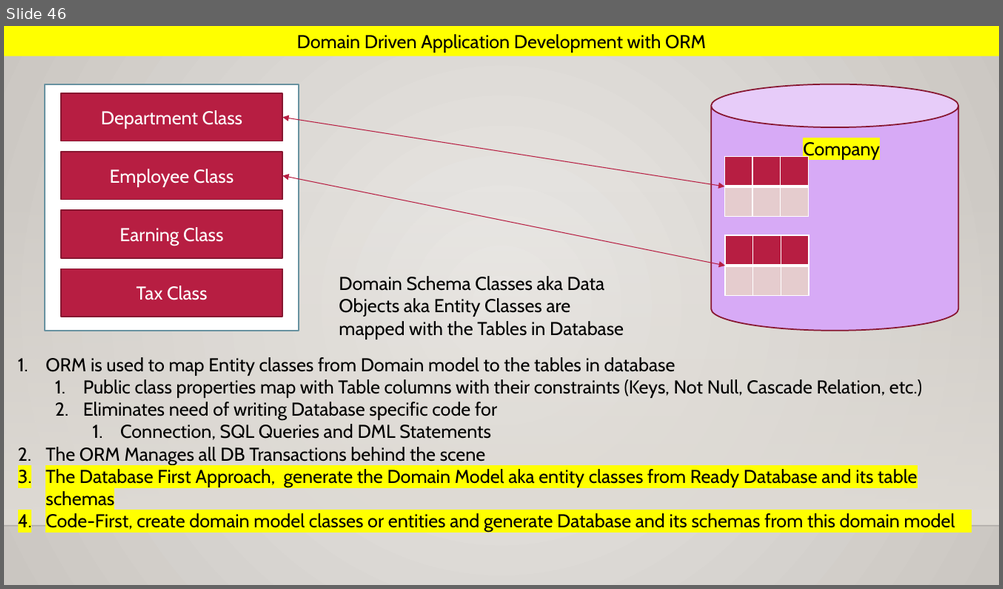
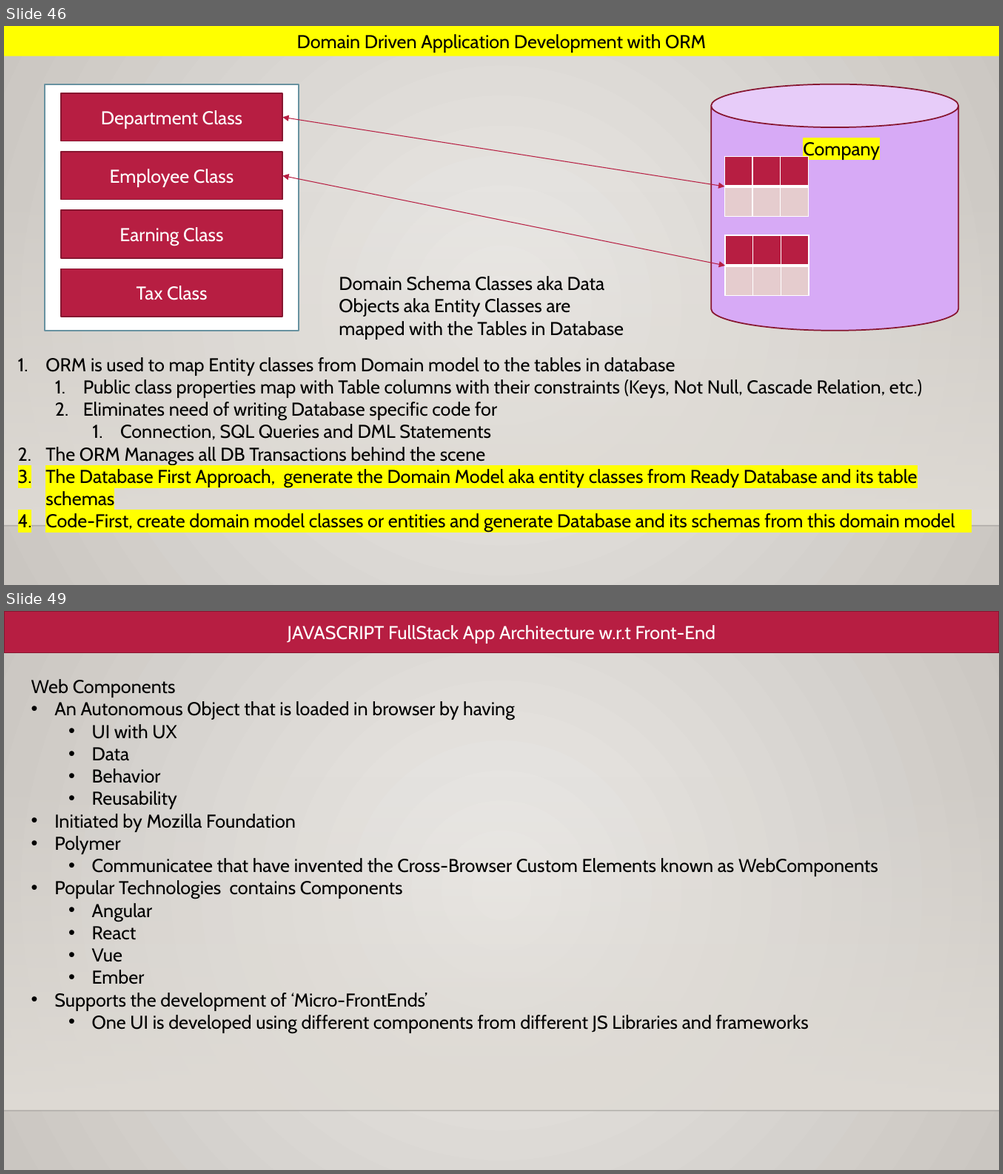
Before and after one commit to maheshsabnis/blazejan2021, a slide deck: Training_Notes_PPTs.pptx. Shown one above the other, each under a label of ours: slide 46 before the commit, slides 46 and 49 after it; the slides between them are not shown. The pictures are 1003x589 and 1003x1174 pixels, drawn with LibreOffice and Linux fonts; fonts in the diff are those of the drawing; background and template pictures are left out. Boxes give left, top, right and bottom in pixels: in the first picture for what was removed or moved away, otherwise in the second. Text is boxed around its words. In the diff, an @@ line names an element or a change of style, - is before the commit and + after.

```diff
--- a/Training_Notes_PPTs.pptx
+++ b/Training_Notes_PPTs.pptx
@@ slide 49 added at <box>4,611,999,1170</box>, background gradient #ECEAE7 to #CAC7C1; not listed: 2 template elements that a slide beside it also shows @@
@@ rectangle added at <box>4,611,999,652</box>, fill #B71E42, outline #871631 1.25 pt, 18 pt, text #FFFFFF @@
+JAVASCRIPT FullStack App Architecture w.r.t Front-End
@@ text added at <box>31,679,878,1034</box>, 18 pt, text #000000 @@
+Web Components
+• An Autonomous Object that is loaded in browser by having
+  • UI with UX
+  • Data
+  • Behavior
+  • Reusability
+• Initiated by Mozilla Foundation
+• Polymer
+  • Communicatee that have invented the Cross-Browser Custom Elements known as WebComponents
+• Popular Technologies contains Components
+  • Angular
+  • React
+  • Vue
+  • Ember
+• Supports the development of ‘Micro-FrontEnds’
+  • One UI is developed using different components from different JS Libraries and frameworks
```
Also in this commit, not shown: 2 other slides added, 32 other files.
